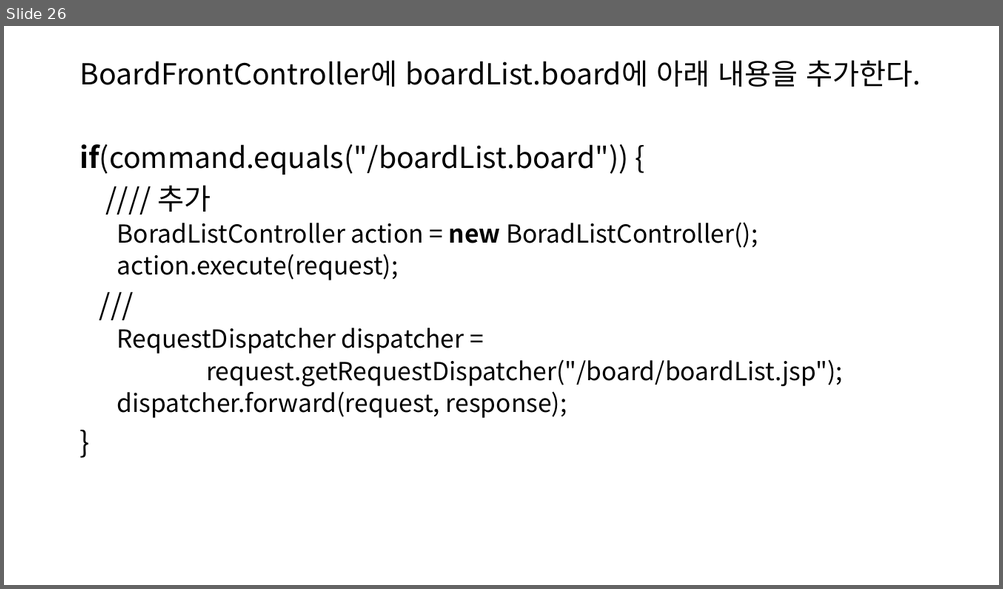
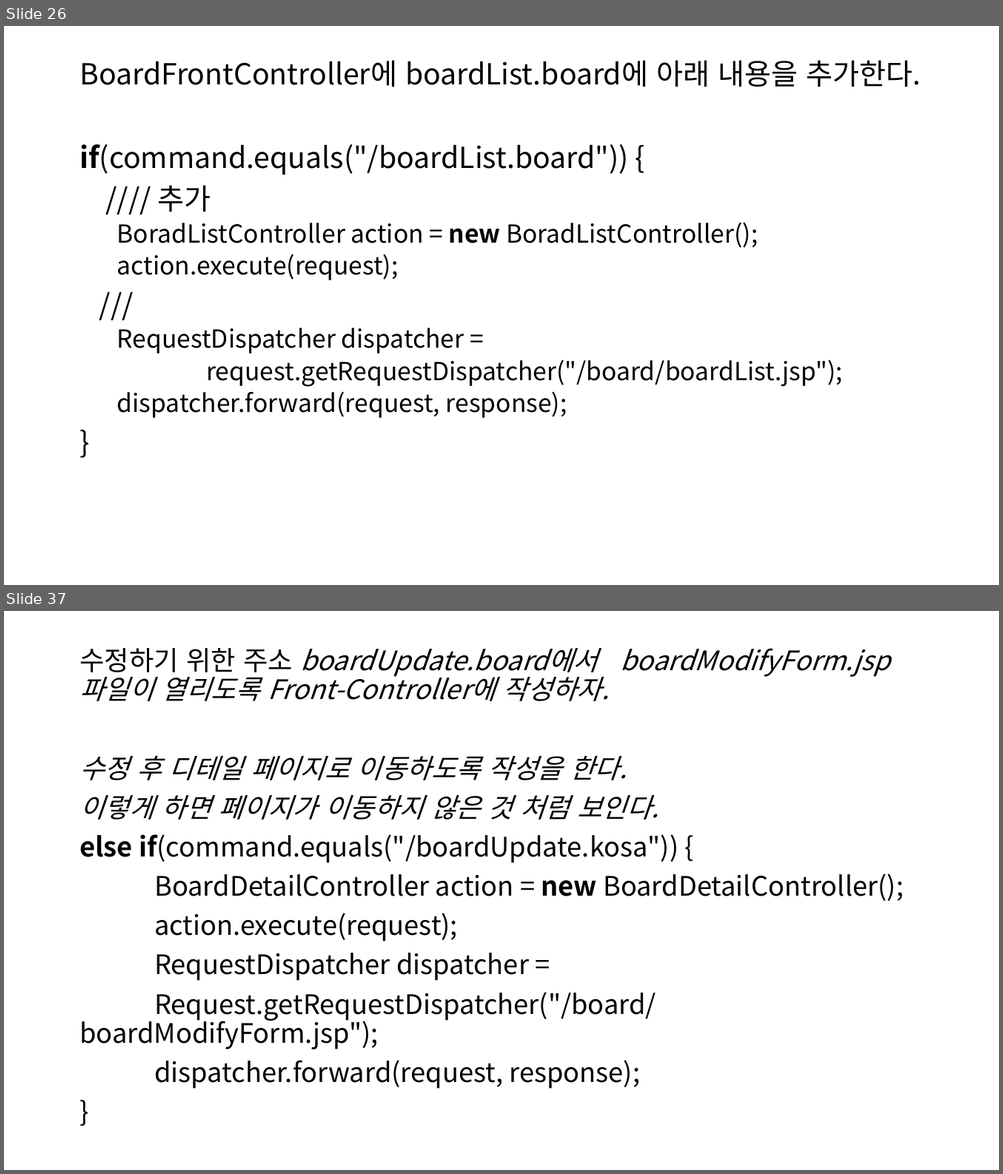
Before and after one commit to SoongMoo/hkblockchain220914, a slide deck: WEB/JSP/board.pptx. Shown one above the other, each under a label of ours: slide 26 before the commit, slides 26 and 37 after it; the slides between them are not shown. The pictures are 1003x589 and 1003x1174 pixels, drawn with LibreOffice and Linux fonts; fonts in the diff are those of the drawing. Boxes give left, top, right and bottom in pixels: in the first picture for what was removed or moved away, otherwise in the second. Text is boxed around its words. In the diff, an @@ line names an element or a change of style, - is before the commit and + after.

```diff
--- a/WEB/JSP/board.pptx
+++ b/WEB/JSP/board.pptx
@@ slide 37 added at [4, 611, 999, 1170], background #FFFFFF @@
@@ text added at [79, 648, 903, 1089], 25.9 pt, text #000000 @@
+수정하기 위한 주소 boardUpdate.board에서 boardModifyForm.jsp파일이 열리도록 Front-Controller에 작성하자.
+수정 후 디테일 페이지로 이동하도록 작성을 한다.
+이렇게 하면 페이지가 이동하지 않은 것 처럼 보인다.
+else if(command.equals("/boardUpdate.kosa")) {
+BoardDetailController action = new BoardDetailController();
+action.execute(request);
+RequestDispatcher dispatcher =
+Request.getRequestDispatcher("/board/boardModifyForm.jsp");
+dispatcher.forward(request, response);
+}
```
Also in this commit, not shown: 1 slide changed, 19 other slides added.
